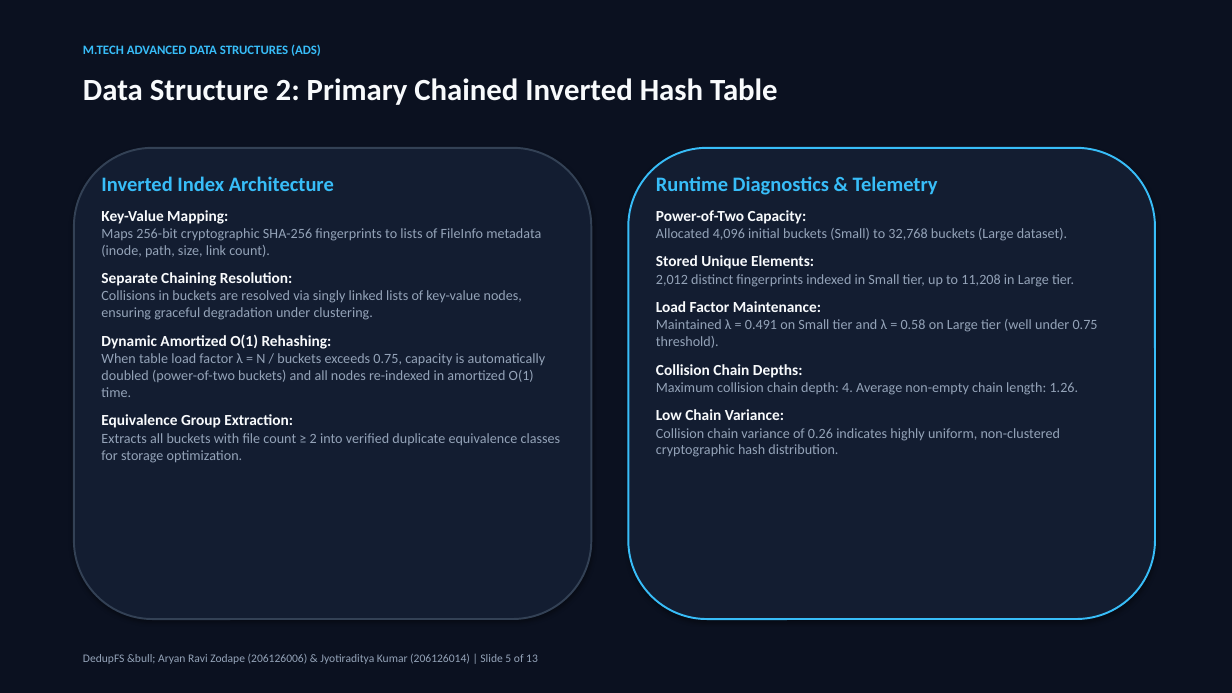
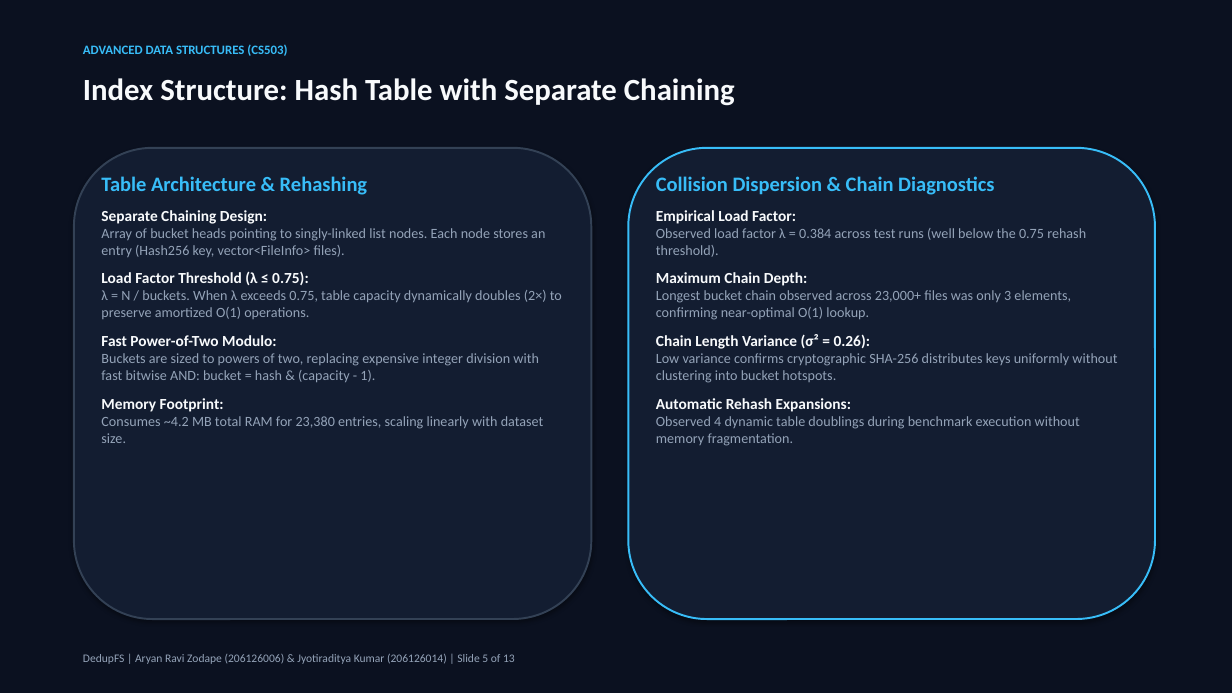
Before and after one commit to Jyotiraditya-kumar/DedupeFS, a slide deck: slide 5 of presentation/DedupFS_MTech_Presentation.pptx. Drawn at 1232x693 pixels with LibreOffice and Linux fonts; fonts in the diff are those of the drawing. Boxes give left, top, right and bottom in pixels: in the first picture for what was removed or moved away, otherwise in the second. Text is boxed around its words. In the diff, an @@ line names an element or a change of style, - is before the commit and + after.

Commit message:
feat(ui,ppt): add reset work dir option, display memory metrics, and remove AI buzzwords

```diff
--- a/presentation/DedupFS_MTech_Presentation.pptx
+++ b/presentation/DedupFS_MTech_Presentation.pptx
@@ text at [83,44,287,56]: text changed @@
-M.TECH ADVANCED DATA STRUCTURES (ADS)
+ADVANCED DATA STRUCTURES (CS503)
@@ text at [83,78,735,106]: text changed @@
-Data Structure 2: Primary Chained Inverted Hash Table
+Index Structure: Hash Table with Separate Chaining
@@ text at [101,176,562,443]: text changed @@
-Inverted Index Architecture
-Key-Value Mapping:
-Maps 256-bit cryptographic SHA-256 fingerprints to lists of FileInfo metadata (inode, path, size, link count).
-Separate Chaining Resolution:
-Collisions in buckets are resolved via singly linked lists of key-value nodes, ensuring graceful degradation under clustering.
-Dynamic Amortized O(1) Rehashing:
-When table load factor λ = N / buckets exceeds 0.75, capacity is automatically doubled (power-of-two buckets) and all nodes re-indexed in amortized O(1) time.
-Equivalence Group Extraction:
-Extracts all buckets with file count ≥ 2 into verified duplicate equivalence classes for storage optimization.
+Table Architecture & Rehashing
+Separate Chaining Design:
+Array of bucket heads pointing to singly-linked list nodes. Each node stores an entry (Hash256 key, vector<FileInfo> files).
+Load Factor Threshold (λ ≤ 0.75):
+λ = N / buckets. When λ exceeds 0.75, table capacity dynamically doubles (2×) to preserve amortized O(1) operations.
+Fast Power-of-Two Modulo:
+Buckets are sized to powers of two, replacing expensive integer division with fast bitwise AND: bucket = hash & (capacity - 1).
+Memory Footprint:
+Consumes ~4.2 MB total RAM for 23,380 entries, scaling linearly with dataset size.
@@ text at [656,176,1117,446]: text changed @@
-Runtime Diagnostics & Telemetry
-Power-of-Two Capacity:
-Allocated 4,096 initial buckets (Small) to 32,768 buckets (Large dataset).
-Stored Unique Elements:
-2,012 distinct fingerprints indexed in Small tier, up to 11,208 in Large tier.
-Load Factor Maintenance:
-Maintained λ = 0.491 on Small tier and λ = 0.58 on Large tier (well under 0.75 threshold).
-Collision Chain Depths:
-Maximum collision chain depth: 4. Average non-empty chain length: 1.26.
-Low Chain Variance:
-Collision chain variance of 0.26 indicates highly uniform, non-clustered cryptographic hash distribution.
+Collision Dispersion & Chain Diagnostics
+Empirical Load Factor:
+Observed load factor λ = 0.384 across test runs (well below the 0.75 rehash threshold).
+Maximum Chain Depth:
+Longest bucket chain observed across 23,000+ files was only 3 elements, confirming near-optimal O(1) lookup.
+Chain Length Variance (σ² = 0.26):
+Low variance confirms cryptographic SHA-256 distributes keys uniformly without clustering into bucket hotspots.
+Automatic Rehash Expansions:
+Observed 4 dynamic table doublings during benchmark execution without memory fragmentation.
@@ text at [83,654,515,664]: text changed @@
-DedupFS &bull; Aryan Ravi Zodape (206126006) & Jyotiraditya Kumar (206126014) | Slide 5 of 13
+DedupFS | Aryan Ravi Zodape (206126006) & Jyotiraditya Kumar (206126014) | Slide 5 of 13
```
Also in this commit, not shown: 10 other slides changed, 2 slides added, 2 slides removed, 9 other files.
